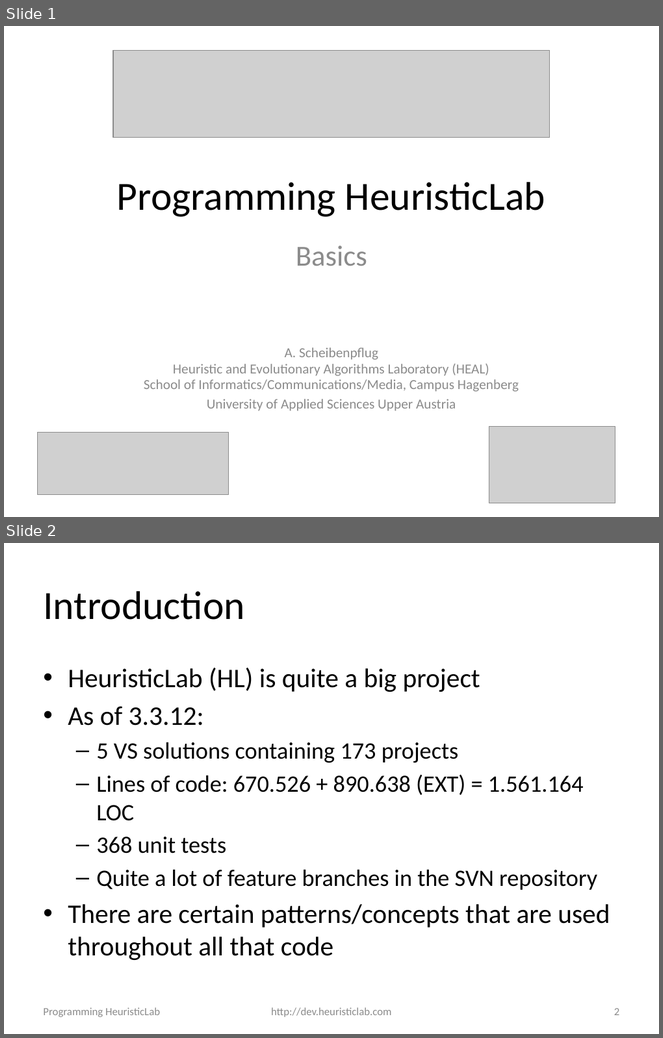
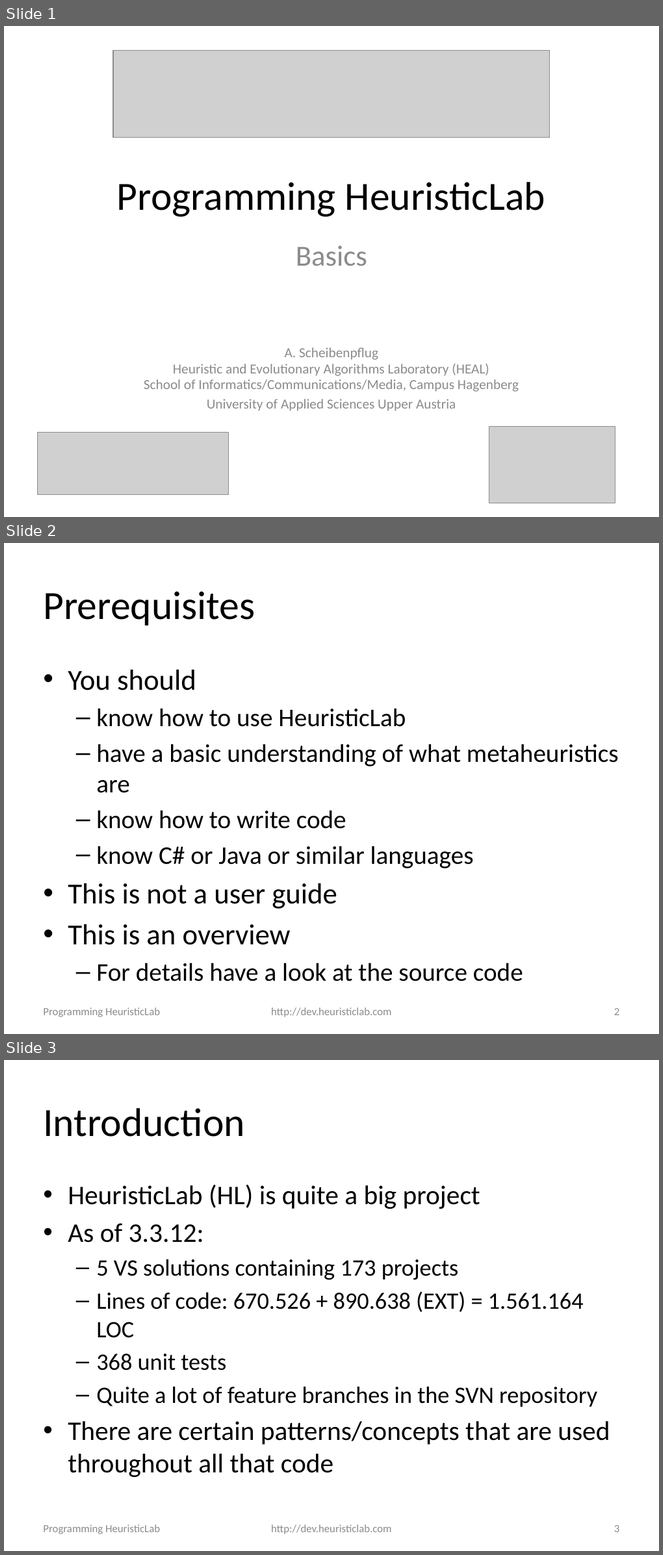
Before and after one commit to heal-research/HeuristicLab, a slide deck: documentation/Tutorials/Programming HeuristicLab - Basics.pptx. Shown one above the other, each under a label of ours: slides 1 and 2 before the commit, slides 1, 2 and 3 after it. The pictures are 663x1038 and 663x1555 pixels, drawn with LibreOffice and Linux fonts; fonts in the diff are those of the drawing; grey boxes stand for pictures; background and template pictures are left out. Boxes give left, top, right and bottom in pixels: in the first picture for what was removed or moved away, otherwise in the second. Text is boxed around its words. In the diff, an @@ line names an element or a change of style, - is before the commit and + after.

```diff
--- a/documentation/Tutorials/Programming HeuristicLab - Basics.pptx
+++ b/documentation/Tutorials/Programming HeuristicLab - Basics.pptx
@@ slide 2 added at <box>4,543,659,1034</box>, background #FFFFFF @@
@@ title added at <box>43,591,255,626</box>, 44 pt, text #000000 @@
+Prerequisites
@@ text added at <box>68,670,619,982</box>, 28 pt, text #000000 @@
+• You should
+  – know how to use HeuristicLab
+  – have a basic understanding of what metaheuristics are
+  – know how to write code
+  – know C# or Java or similar languages
+• This is not a user guide
+• This is an overview
+  – For details have a look at the source code
@@ text added at <box>43,1008,160,1017</box>, 12 pt, text #8C8C8C @@
+Programming HeuristicLab
@@ text added at <box>271,1008,392,1017</box>, 12 pt, text #8C8C8C @@
+http://dev.heuristiclab.com
@@ page number added at <box>614,1008,620,1016</box>, 12 pt, text #8C8C8C @@
+2
@@ what was slide 2 is now slide 3 @@
@@ page number at <box>614,1525,620,1533</box>: text changed @@
-2
+3
```
Also in this commit, not shown: 1 slide changed, 6 other slides added, 3 other files.
